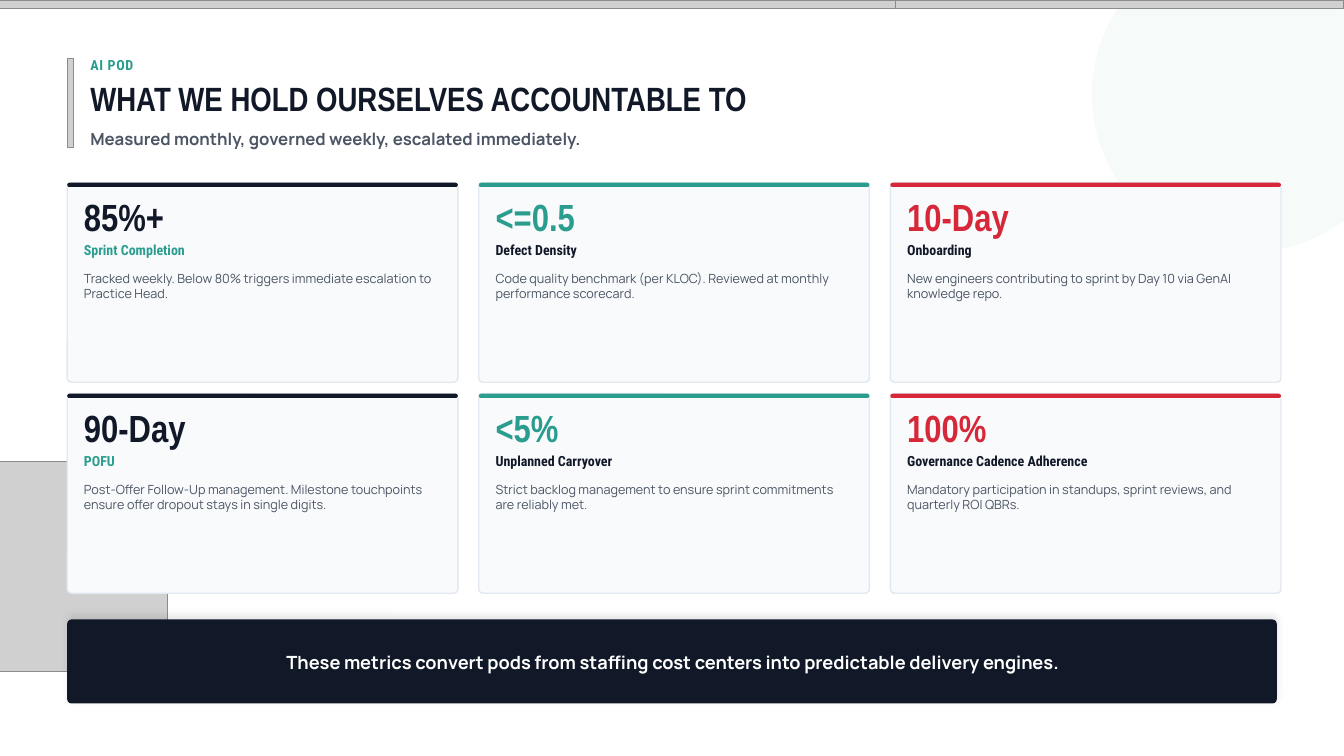
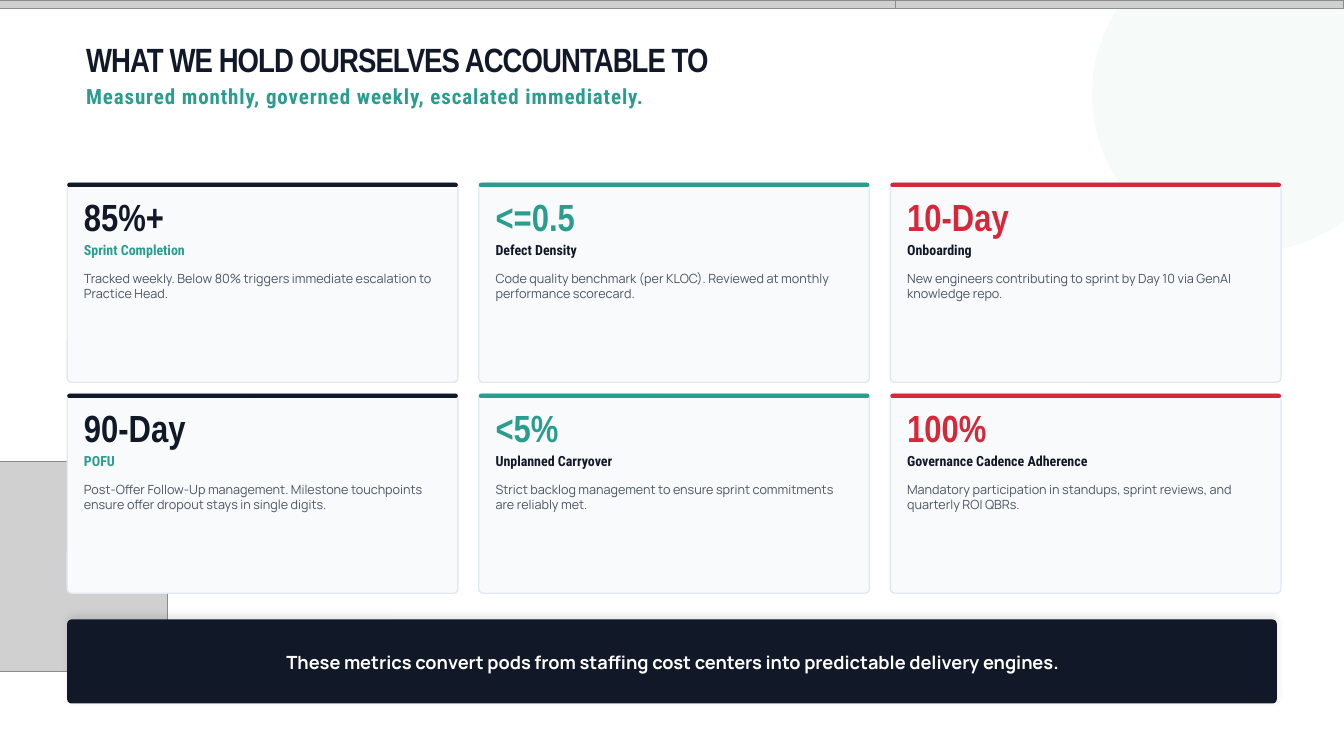
Before and after one commit to athu07/Deck-Engine, a slide deck: slide 31 of data/decks/WORKING_COPY_Master_Deck.pptx. Drawn at 1344x756 pixels with LibreOffice and Linux fonts; fonts in the diff are those of the drawing; grey boxes stand for pictures; background and template pictures are left out. Boxes give left, top, right and bottom in pixels: in the first picture for what was removed or moved away, otherwise in the second. Text is boxed around its words. In the diff, an @@ line names an element or a change of style, - is before the commit and + after.

```diff
--- a/data/decks/WORKING_COPY_Master_Deck.pptx
+++ b/data/decks/WORKING_COPY_Master_Deck.pptx
@@ picture removed at [68, 58, 74, 148] @@
@@ text "WHAT WE HOLD OURSELVES ACCOUNTABLE ...": place and size @@
-text "WHAT WE HOLD OURSELVES ACCOUNTABLE ..." at [90, 87, 747, 112]
+text "WHAT WE HOLD OURSELVES ACCOUNTABLE ..." at [86, 48, 709, 73]
@@ text "WHAT WE HOLD OURSELVES ACCOUNTABLE ..." at [86, 48, 709, 73]: letter spacing 0 to -0.7 pt @@
@@ text "Measured monthly, governed weekly, escalated ...": place and size @@
-text "Measured monthly, governed weekly, escalated ..." at [90, 132, 580, 150]
+text "Measured monthly, governed weekly, escalated ..." at [86, 88, 642, 109]
@@ text "Measured monthly, governed weekly, escalated ..." at [86, 88, 642, 109]: size 12 to 15 pt, font Manrope to Roboto Condensed, text colour #4B5563 to #2A9D8F, letter spacing 0 to 0.7 pt @@
@@ text removed at [90, 60, 134, 70] @@
-AI POD
```
Also in this commit, not shown: 34 other slides changed, 16 slides added, 20 other files.
